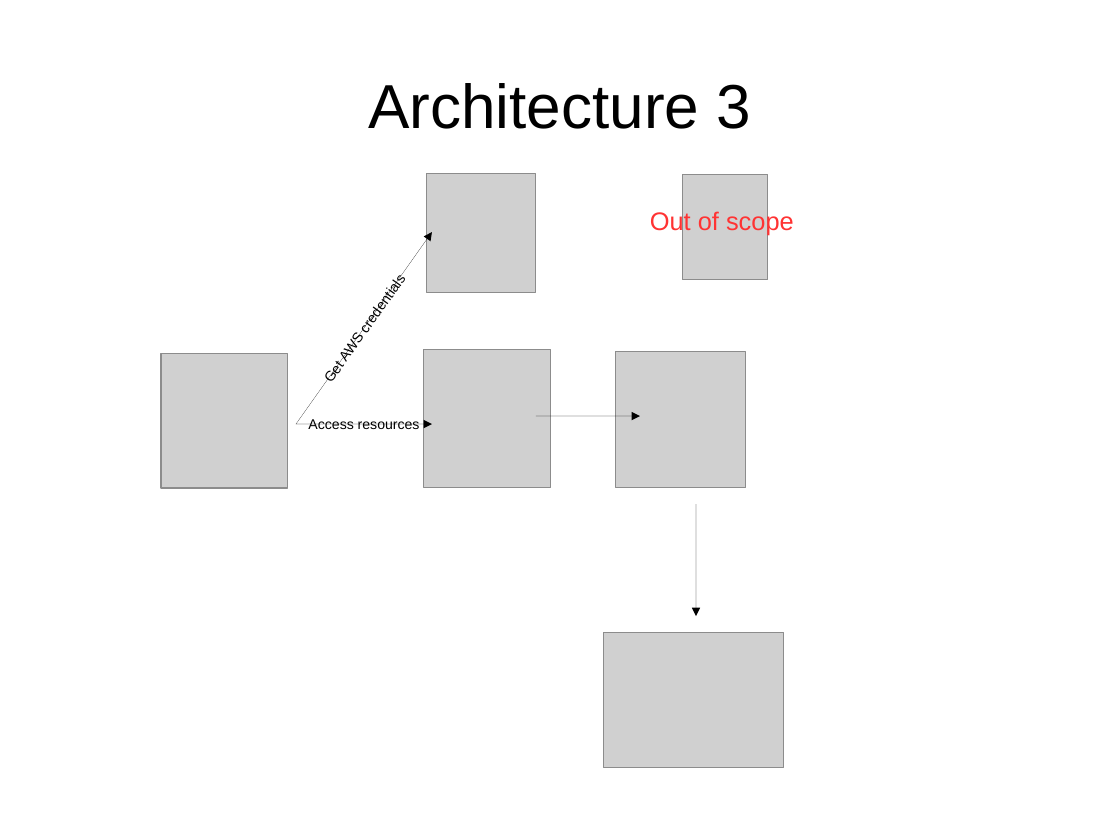
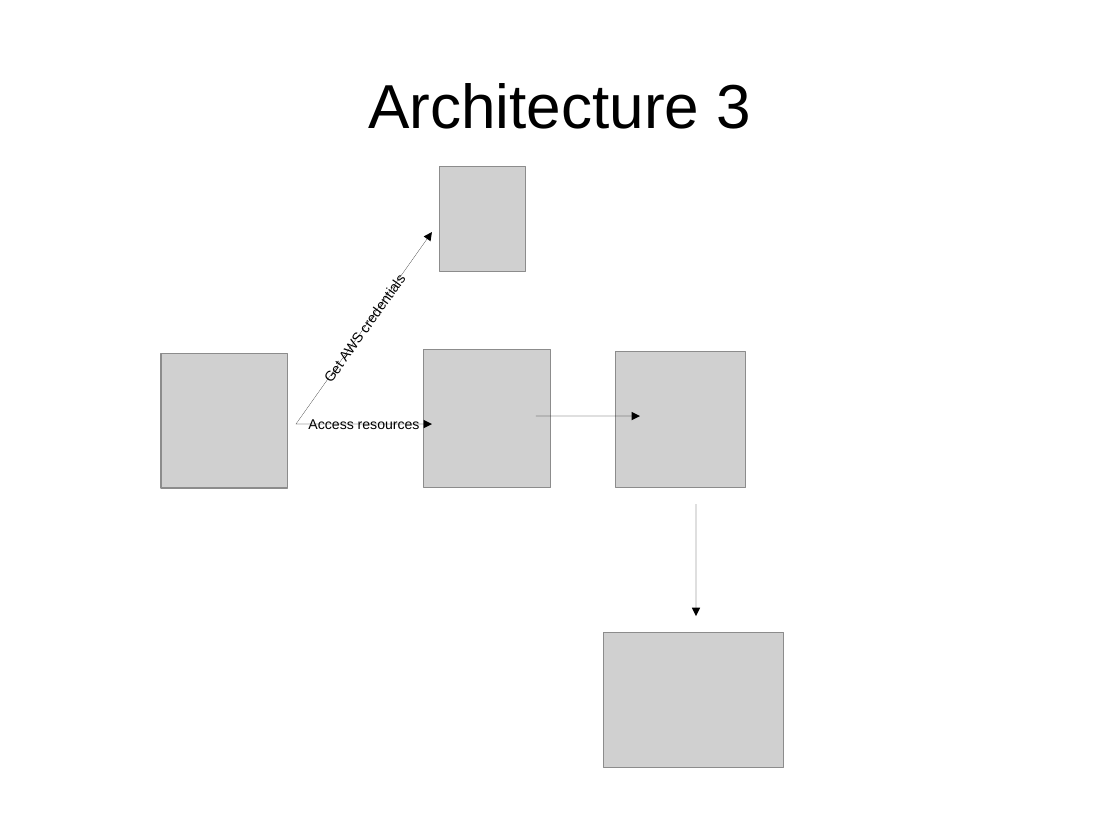
Before and after one commit to daghanacay/serverless-fileupload, a slide deck: slide 17 of documents/presentation.odp. Drawn at 1120x840 pixels with LibreOffice and Linux fonts; fonts in the diff are those of the drawing; grey boxes stand for pictures. Boxes give left, top, right and bottom in pixels: in the first picture for what was removed or moved away, otherwise in the second. Text is boxed around its words. In the diff, an @@ line names an element or a change of style, - is before the commit and + after.

```diff
--- a/documents/presentation.odp
+++ b/documents/presentation.odp
@@ picture: place and size @@
-picture at (427,174,536,293)
+picture at (440,167,525,272)
@@ picture removed at (683,174,768,279) @@
@@ text removed at (650,209,794,235) @@
-Out of scope
```
Also in this commit, not shown: 3 other slides changed, 2 slides added, 29 other files.
